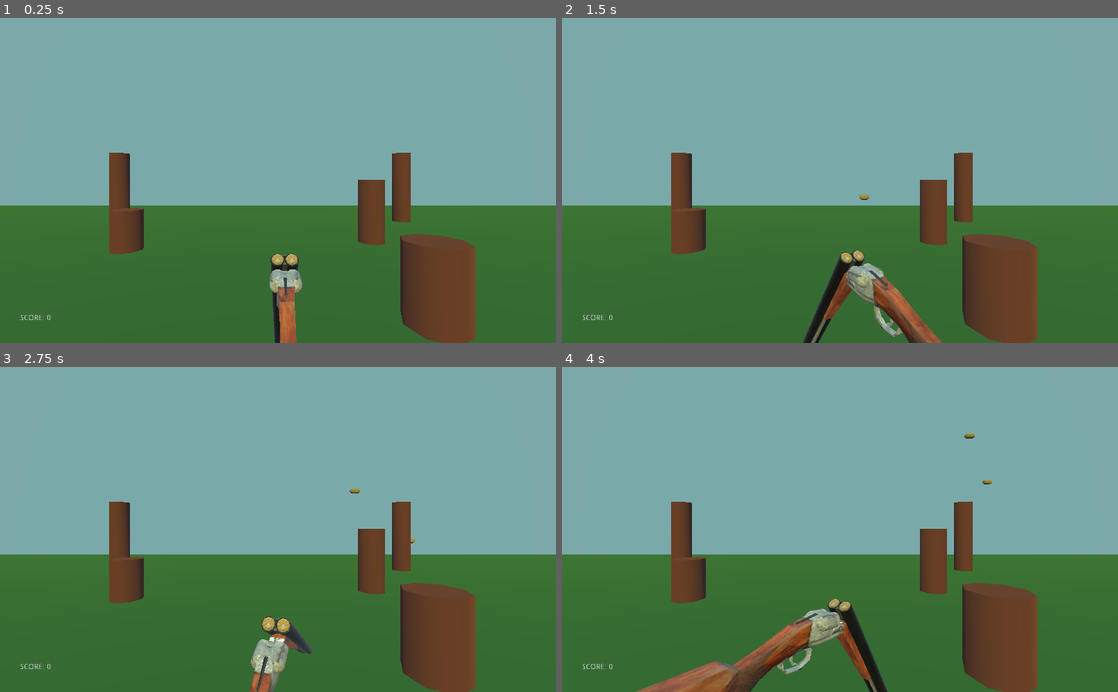
Above: before the commit, frames 1-4 (two rows, left to right).
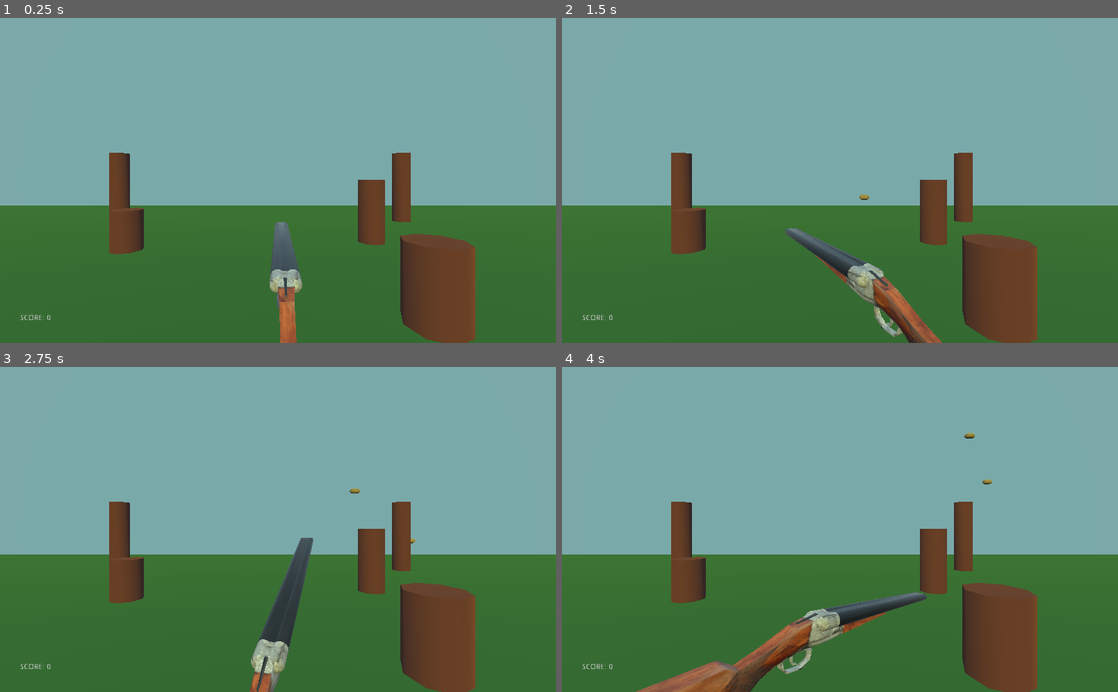
Above: after the commit, the same moments.

Repository: zMenta/CapsuleHunt3D
Game: Godot game, scene res://Main/Main.tscn
The game is run twice, just before and just after one commit, with the same random seed, the same clock (stepped at 60 frames per second) and the same inputs.
Inputs (mouse positions are in pixels of both pictures, inside the frame that each line leads up to):
- Up to frame 1 (0.25 s): no input
- Up to frame 2 (1.5 s): tap Enter at 0.5 s; move the mouse to (962, 164) at 0.52 s; press the mouse at (962, 164) at 0.53 s; tap Space at 1.25 s; move the mouse to (728, 196) at 1.27 s; release the mouse at (728, 196) at 1.28 s; click (728, 196) at 1.35 s
- Up to frame 3 (2.75 s): tap Enter at 2 s; move the mouse to (333, 458) at 2.02 s; press the mouse at (333, 458) at 2.03 s
- Up to frame 4 (4 s): move the mouse to (812, 594) at 2.77 s; release the mouse at (812, 594) at 2.78 s; click (812, 594) at 2.85 s; move the mouse to (1006, 578) at 3.52 s; press the mouse at (1006, 578) at 3.53 s

The runs differ from the first frame. In frame 1, 0.7% of the frame differs, in the area x 48-54%, y 62-100%; in frame 2, 1.5%; in frame 3, 1.4%; in frame 4, 1.6%, in the area x 47-66%, y 69-100%.

Commit message:
Shotgun Reload Animation

Diff:
--- a/DuckHunt3D/Level/Level.gd
+++ b/DuckHunt3D/Level/Level.gd
@@ -3,7 +3,6 @@
 signal duck_spawned(duck)
 
 onready var gun_pivot := $GunPivot
-onready var gun := $GunPivot/Gun
 onready var camera := $Camera
 
 var _ray_start_position := Vector3()
--- a/DuckHunt3D/Player/DoubleBarrelShotgun.tscn
+++ b/DuckHunt3D/Player/DoubleBarrelShotgun.tscn
@@ -1,7 +1,8 @@
-[gd_scene load_steps=5 format=2]
+[gd_scene load_steps=6 format=2]
 
 [ext_resource path="res://Player/DoubleBarrelShotgun.glb" type="PackedScene" id=1]
 [ext_resource path="res://Player/BuckShot.tscn" type="PackedScene" id=2]
+[ext_resource path="res://Player/Gun.gd" type="Script" id=3]
 
 [sub_resource type="Animation" id=1]
 length = 0.001
@@ -15,7 +16,19 @@
 "times": PoolRealArray( 0 ),
 "transitions": PoolRealArray( 1 ),
 "update": 0,
-"values": [ Vector3( 0, 0, -50.235 ) ]
+"values": [ Vector3( 0, 0, 0 ) ]
+}
+tracks/1/type = "value"
+tracks/1/path = NodePath(".:rotation_degrees")
+tracks/1/interp = 1
+tracks/1/loop_wrap = true
+tracks/1/imported = false
+tracks/1/enabled = true
+tracks/1/keys = {
+"times": PoolRealArray( 0 ),
+"transitions": PoolRealArray( 1 ),
+"update": 0,
+"values": [ Vector3( 0, 0, 0 ) ]
 }
 
 [sub_resource type="Animation" id=2]
@@ -67,13 +80,26 @@
 "times": PoolRealArray( 0, 0.1, 1.3, 1.4, 1.5 ),
 "transitions": PoolRealArray( 1, 1, 1, 1, 1 ),
 "update": 0,
-"values": [ Vector3( 0, 0, -2 ), Vector3( 0, 0, 0 ), Vector3( 0, 0, 0 ), Vector3( 0, 0, 5 ), Vector3( 0, 0, 0 ) ]
+"values": [ Vector3( 0, 90, -2 ), Vector3( 0, 90, 0 ), Vector3( 0, 90, 0 ), Vector3( 0, 90, 5 ), Vector3( 0, 90, 0 ) ]
+}
+tracks/4/type = "value"
+tracks/4/path = NodePath("OpenPin:rotation_degrees")
+tracks/4/interp = 2
+tracks/4/loop_wrap = true
+tracks/4/imported = false
+tracks/4/enabled = true
+tracks/4/keys = {
+"times": PoolRealArray( 0, 0.1, 1.3, 1.4 ),
+"transitions": PoolRealArray( 1, 1, 1, 1 ),
+"update": 0,
+"values": [ Vector3( 0, 0, 0 ), Vector3( 0, 25, 0 ), Vector3( 0, 25, 0 ), Vector3( 0, 0, 0 ) ]
 }
 
 [node name="DoubleBarrelShotgun" instance=ExtResource( 1 )]
+script = ExtResource( 3 )
 
 [node name="Barrel" parent="." index="2"]
-transform = Transform( 0.63964, 0.768674, 0, -0.768674, 0.63964, 0, 0, 0, 1, 0.123714, 0.0378626, -0.0252663 )
+transform = Transform( 1, 0, 0, 0, 1, 0, 0, 0, 1, 0.123714, 0.0378626, -0.0252663 )
 
 [node name="BuckShot" parent="Barrel" index="0" instance=ExtResource( 2 )]
 transform = Transform( 1, 0, 0, 0, 1, 0, 0, 0, 1, -0.123714, -0.0378626, 0.0252663 )
--- a/DuckHunt3D/Player/Gun.gd
+++ b/DuckHunt3D/Player/Gun.gd
@@ -6,6 +6,9 @@
 func _input(event: InputEvent) -> void:
 	if event.is_action_pressed("fire"):
 		fire()
+
+	if event.is_action_pressed("reload"):
+		$AnimationPlayer.play("Reload")
 
 
 func fire() -> void:
--- a/DuckHunt3D/project.godot
+++ b/DuckHunt3D/project.godot
@@ -21,6 +21,11 @@
 "events": [ Object(InputEventMouseButton,"resource_local_to_scene":false,"resource_name":"","device":-1,"alt":false,"sh …(213 unchanged characters)…
  ]
 }
+reload={
+"deadzone": 0.5,
+"events": [ Object(InputEventKey,"resource_local_to_scene":false,"resource_name":"","device":0,"alt":false,"shift":false,"control":false,"meta":false,"command":false,"pressed":false,"scancode":82,"physical_scancode":0,"unicode":0,"echo":false,"script":null)
+ ]
+}
 
 [physics]
 
